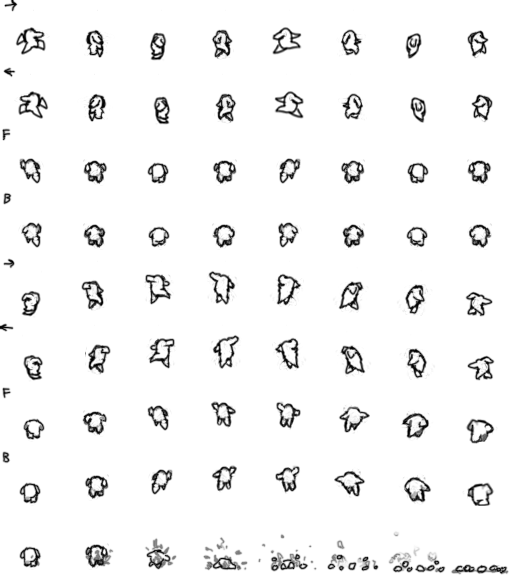
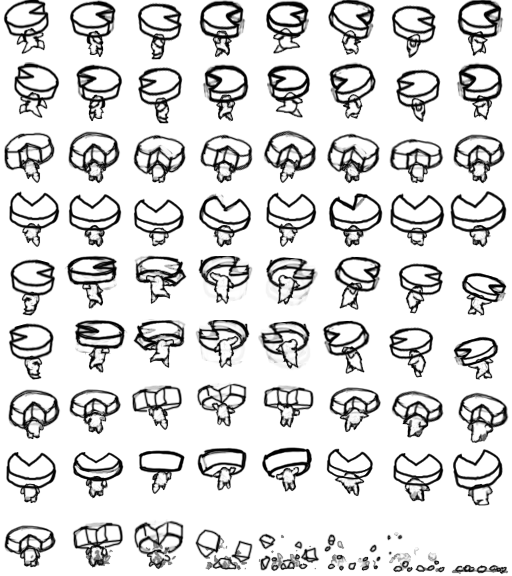
Layered file, before and after one edit (w=512, h=576). Changes by layer:
added layer "Layer 1 copy" above "Layer 0" over [3, 0, 509, 571]
added layer "Layer 0" over [16, 27, 509, 575]
